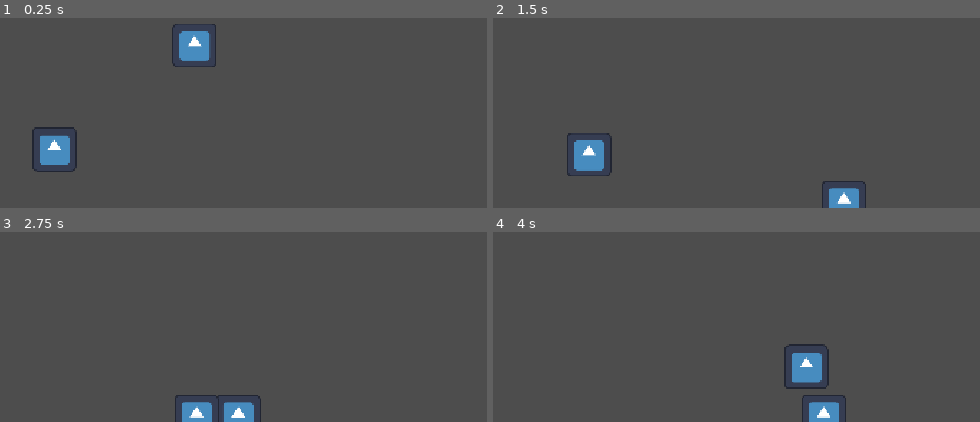
Above: before the commit, frames 1-4 (two rows, left to right).
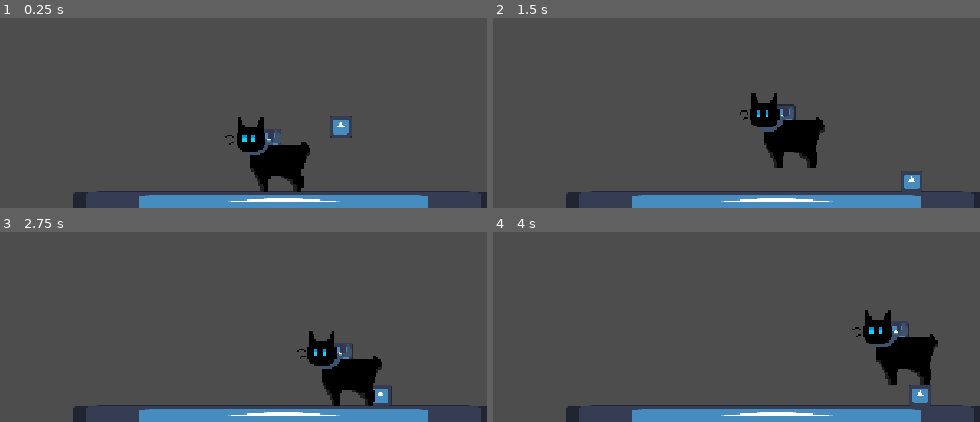
Above: after the commit, the same moments.

Repository: not-scarlet/HackHavenGame2026
Game: Godot game, scene res://scenes/MainLevel.tscn
Two runs of this game, one before a commit and one after it. Both use one fixed random seed, a clock stepped at 60 frames per second and the inputs below. Before the commit the project starts from res://MainLevel.tscn. The engine's default icon, where the game draws it, is replaced by a stand-in: a white triangle on a blue panel in a dark square.
Inputs:
- Up to frame 1 (0.25 s): no input
- Up to frame 2 (1.5 s): tap Enter (ui_accept) at 0.5, 0.77 s; hold Right (ui_right) from 0.53 s (still down); tap Q (SwapPlayer) at 0.6, 1.35 s
- Up to frame 3 (2.75 s): tap Enter (ui_accept) at 1.52 s; release Right (ui_right) at 2.03 s; hold Left (ui_left) from 2.03 s (still down); tap Q (SwapPlayer) at 2.1 s
- Up to frame 4 (4 s): release Left (ui_left) at 2.78 s; hold Right (ui_right) from 2.78 s (still down); tap Q (SwapPlayer) at 2.85, 3.6 s; tap Enter (ui_accept) at 3.02, 3.77 s

The runs differ from the first frame. In frame 1, 11% of the frame differs, in the area x 6-100%, y 3-100%; in frame 2, 9.6%; in frame 3, 8.1%; in frame 4, 9.6%.

Commit message:
Black cat sprite

Diff:
--- a/MainLevel.tscn
+++ /dev/null
@@ -1,32 +0,0 @@
-[gd_scene format=3 uid="uid://ogemq66pkwsp"]
-
-[ext_resource type="Texture2D" uid="uid://jqtcxkma1e55" path="res://icon.svg" id="1_jq6gy"]
-[ext_resource type="PackedScene" uid="uid://cqx7mwxbm0vbo" path="res://Player.tscn" id="2_o3cl4"]
-
-[sub_resource type="RectangleShape2D" id="RectangleShape2D_pxvb0"]
-size = Vector2(125, 120)
-
-[sub_resource type="TileSet" id="TileSet_pxvb0"]
-physics_layer_0/collision_layer = 1
-
-[node name="Node2D" type="Node2D" unique_id=258943500]
-
-[node name="Icon" type="Sprite2D" parent="." unique_id=206064062]
-position = Vector2(574, 700)
-scale = Vector2(9.5, 0.5)
-texture = ExtResource("1_jq6gy")
-
-[node name="StaticBody2D" type="StaticBody2D" parent="Icon" unique_id=1987003345]
-
-[node name="CollisionShape2D" type="CollisionShape2D" parent="Icon/StaticBody2D" unique_id=1594706559]
-shape = SubResource("RectangleShape2D_pxvb0")
-
-[node name="CharacterBody2D" parent="." unique_id=1149414764 instance=ExtResource("2_o3cl4")]
-position = Vector2(731, 414)
-
-[node name="CharacterBody2D2" parent="." unique_id=1257627712 instance=ExtResource("2_o3cl4")]
-position = Vector2(529, 535)
-player_enabled = true
-
-[node name="TileMapLayer" type="TileMapLayer" parent="." unique_id=392509565]
-tile_set = SubResource("TileSet_pxvb0")
--- a/Player.tscn
+++ b/Player.tscn
@@ -1,6 +1,6 @@
 [gd_scene format=3 uid="uid://cqx7mwxbm0vbo"]
 
-[ext_resource type="Script" uid="uid://c0il3yail46bc" path="res://Player.gd" id="1_kpjcp"]
+[ext_resource type="Script" uid="uid://c0il3yail46bc" path="res://scripts/Player.gd" id="1_kpjcp"]
 [ext_resource type="Texture2D" uid="uid://jqtcxkma1e55" path="res://icon.svg" id="2_kne1u"]
 
 [sub_resource type="CapsuleShape2D" id="CapsuleShape2D_pxvb0"]
--- a/project.godot
+++ b/project.godot
@@ -11,7 +11,7 @@
 [application]
 
 config/name="HackHavenGame2026"
-run/main_scene="res://MainLevel.tscn"
+run/main_scene="res://scenes/MainLevel.tscn"
 config/features=PackedStringArray("4.7", "Forward Plus")
 config/icon="res://icon.svg"
 
@@ -34,4 +34,5 @@
 
 [rendering]
 
+textures/canvas_textures/default_texture_filter=0
 rendering_device/driver.windows="d3d12"
--- /dev/null
+++ b/scenes/MainLevel.tscn
@@ -0,0 +1,70 @@
+[gd_scene format=3 uid="uid://ogemq66pkwsp"]
+
+[ext_resource type="Texture2D" uid="uid://jqtcxkma1e55" path="res://icon.svg" id="1_n15ua"]
+[ext_resource type="PackedScene" uid="uid://cqx7mwxbm0vbo" path="res://Player.tscn" id="2_jsrw5"]
+[ext_resource type="Texture2D" uid="uid://brvo0vifgdjhe" path="res://assets/Sprites/Black_Cat_animations.png" id="3_ykko5"]
+
+[sub_resource type="RectangleShape2D" id="RectangleShape2D_pxvb0"]
+size = Vector2(125, 120)
+
+[sub_resource type="AtlasTexture" id="AtlasTexture_yxyfn"]
+atlas = ExtResource("3_ykko5")
+region = Rect2(0, 0, 64, 64)
+
+[sub_resource type="AtlasTexture" id="AtlasTexture_xum0q"]
+atlas = ExtResource("3_ykko5")
+region = Rect2(64, 0, 64, 64)
+
+[sub_resource type="SpriteFrames" id="SpriteFrames_ckcj4"]
+animations = [{
+"frames": [{
+"duration": 1.0,
+"texture": SubResource("AtlasTexture_yxyfn")
+}, {
+"duration": 1.0,
+"texture": SubResource("AtlasTexture_xum0q")
+}],
+"loop": 1,
+"name": &"idle",
+"speed": 3.0
+}]
+
+[sub_resource type="CircleShape2D" id="CircleShape2D_3copd"]
+radius = 13.199997
+
+[sub_resource type="TileSet" id="TileSet_pxvb0"]
+physics_layer_0/collision_layer = 1
+
+[node name="Node2D" type="Node2D" unique_id=258943500]
+
+[node name="Icon" type="Sprite2D" parent="." unique_id=206064062]
+position = Vector2(566, 631)
+scale = Vector2(9.5, 0.5)
+texture = ExtResource("1_n15ua")
+
+[node name="StaticBody2D" type="StaticBody2D" parent="Icon" unique_id=1987003345]
+
+[node name="CollisionShape2D" type="CollisionShape2D" parent="Icon/StaticBody2D" unique_id=1594706559]
+shape = SubResource("RectangleShape2D_pxvb0")
+
+[node name="WhiteCat" parent="." unique_id=1149414764 instance=ExtResource("2_jsrw5")]
+position = Vector2(731, 414)
+
+[node name="BlackCat" parent="." unique_id=1257627712 instance=ExtResource("2_jsrw5")]
+position = Vector2(529, 535)
+player_enabled = true
+
+[node name="AnimatedSprite2D" type="AnimatedSprite2D" parent="BlackCat" unique_id=1287207223]
+sprite_frames = SubResource("SpriteFrames_ckcj4")
+animation = &"idle"
+autoplay = "idle"
+
+[node name="CollisionShape2D2" type="CollisionShape2D" parent="BlackCat" unique_id=1544441311]
+position = Vector2(4.400006, 16.800005)
+shape = SubResource("CircleShape2D_3copd")
+
+[node name="TileMapLayer" type="TileMapLayer" parent="." unique_id=392509565]
+tile_set = SubResource("TileSet_pxvb0")
+
+[node name="Camera2D" type="Camera2D" parent="." unique_id=772232924]
+zoom = Vector2(0.5, 0.5)
Binary file added: assets/Sprites/Black_Cat_animations.png
Not shown, added: assets/Sprites/Black_Cat_animations.png.import
Renamed: Player.gd -> scripts/Player.gd
Renamed: Player.gd.uid -> scripts/Player.gd.uid
Not shown, added: assets/black cat idle-20261114-163337.piskel
Not shown, added: assets/black cat walk-20261114-163104.piskel
